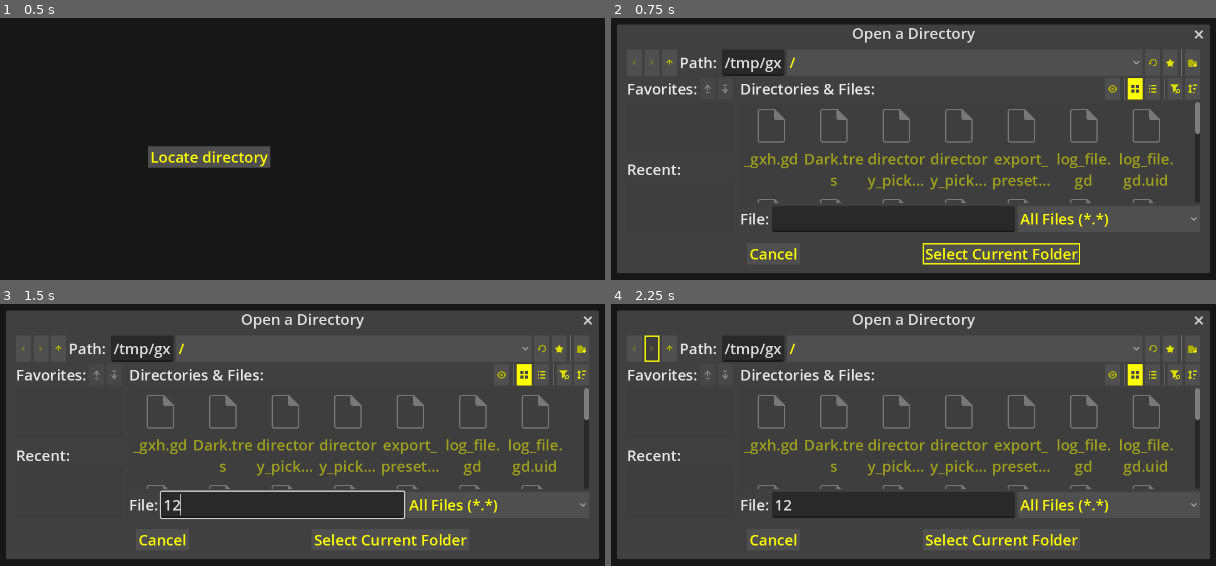
Above: before the commit, frames 1-4 (two rows, left to right).
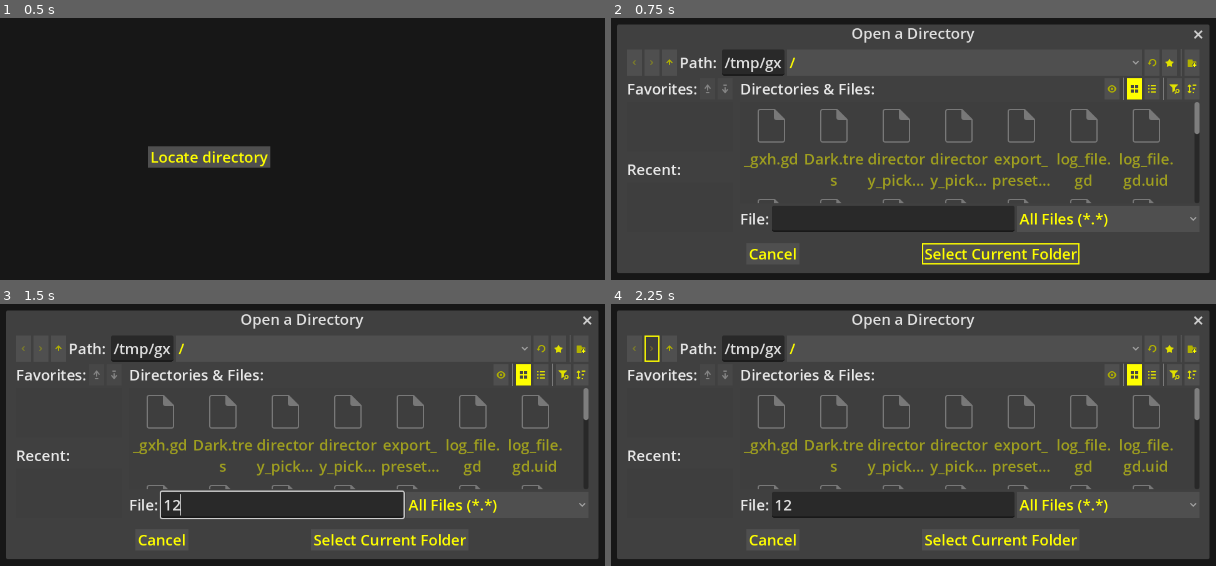
Above: after the commit, the same moments.

Repository: l1chorpe/cyberpunk-log-viewer
Game: Godot game, scene res://MainWindow.tscn
The game is run twice, just before and just after one commit, with the same random seed, the same clock (stepped at 60 frames per second) and the same inputs.
Inputs (mouse positions are in pixels of both pictures, inside the frame that each line leads up to):
- Up to frame 1 (0.5 s): no input
- Up to frame 2 (0.75 s): click "Locate directory" at 0.5 s
- Up to frame 3 (1.5 s): click (284, 505) at 1.27 s; type "12" at 1.35 s
- Up to frame 4 (2.25 s): click (653, 348) at 2 s

Frame 1 is identical in both runs. In frame 2, 1.4% of the frame differs, in the area x 22-98%, y 3-95%; in frame 3, 1.4%; in frame 4, 1.4%.

Commit message:
chore: updated version number

Diff:
--- a/project.godot
+++ b/project.godot
@@ -11,7 +11,7 @@
 [application]
 
 config/name="Cyberpunk Log Viewer"
-config/version="1.1.0"
+config/version="1.1.1"
 run/main_scene="uid://cfvspu3407n0m"
 config/features=PackedStringArray("4.5", "Forward Plus")
 boot_splash/bg_color=Color(0.09019608, 0.09019608, 0.09019608, 1)
